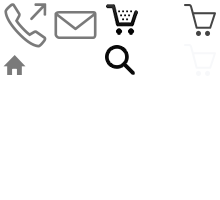
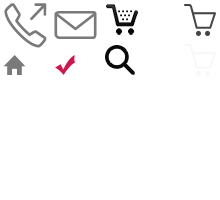
Two versions of the same layered image (220x200). Layer-by-layer changes:
added layer "Layer 3" above "Layer 2" over [left=55, top=55, right=75, bottom=75]
